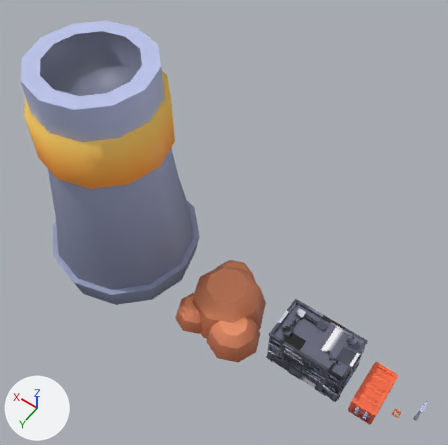
What one commit did to the Blender file drafts/environments/biome-props/Docks.blend.
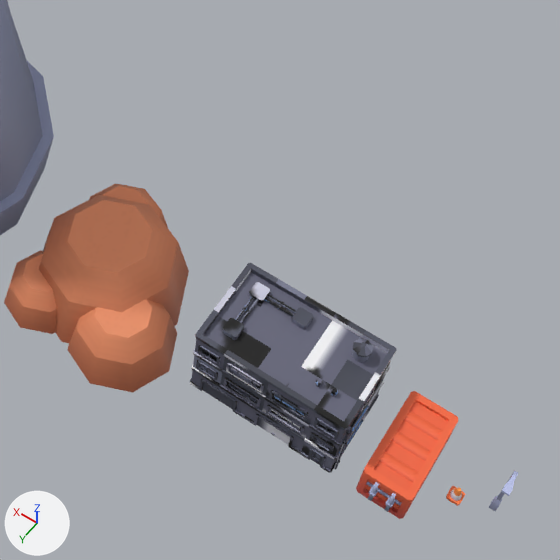
The first picture shows the older version from a 50 mm lens placed at (8.1, 95.9, 201.2), pointed at (78.0, -2.0, 47.3). The close-ups show the older and then the newer version on the part from 39% to 100% of the width and 38% to 100% of the height of that picture. Only the edits that show in the close-ups are written down. Lighting does not change. The marker at lower left points along +X, +Y and +Z.

The older version as bpy lines, for what is in view:
```python
me_docks_containerstack = bpy.data.meshes.new('Docks_ContainerStack')
me_docks_containerstack.from_pydata(...)  # 320 vertices, 176 faces; spans x -16.9..16.9, y -18.3..18.3, z 0.0..16.0
me_docks_containerstack.materials.append(mat_docks_containerstack)  # picture img_docks_containerstack
me_docks_smokestack = bpy.data.meshes.new('Docks_Smokestack')
me_docks_smokestack.from_pydata(...)  # 372 vertices, 218 faces; spans x -28.6..28.6, y -28.6..28.6, z 0.0..90.0
me_docks_smokestack.materials.append(mat_docks_smokestack)  # picture img_docks_smokestack
me_docks_warehouse = bpy.data.meshes.new('Docks_Warehouse')
me_docks_warehouse.from_pydata(...)  # 3390 vertices, 2046 faces; spans x -14.2..14.2, y -8.4..8.4, z 0.0..20.0
me_docks_warehouse.materials.append(mat_docks_warehouse)  # picture img_docks_warehouse
ob_docks_containerstack = bpy.data.objects.new('Docks_ContainerStack', me_docks_containerstack)
ob_docks_containerstack.location = (73.4, 0.0, 0.0)
ob_docks_smokestack = bpy.data.objects.new('Docks_Smokestack', me_docks_smokestack)
ob_docks_smokestack.location = (123.0, 0.0, 0.0)
ob_docks_warehouse = bpy.data.objects.new('Docks_Warehouse', me_docks_warehouse)
ob_docks_warehouse.location = (38.3, 0.0, 0.0)
# also in view: 'Docks_Container' at (15.9, 0.0, 4.0)
```
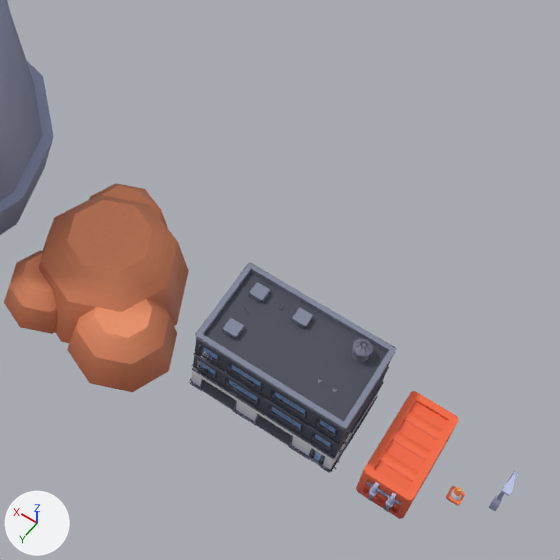
The edits, one by one:
me_docks_warehouse is used by ob_docks_warehouse; location (38.3, 0.0, 0.0).
me_docks_warehouse had 3390 vertices, 2046 faces and spanned x -14.2..14.2, y -8.4..8.4, z 0.0..20.0.
me_docks_warehouse now has 2043 vertices, 600 faces, 527 loose edges and spans x -14.2..14.2, y -8.4..8.4, z 0.0..20.0.
me_docks_warehouse part 1: the loose piece of 12 vertices spanning x -11.5..-9.6, y 8.1, z 0.0..3.7 is rebuilt with 6 vertices and now spans x -11.3..-9.8, y 8.1, z 0.2..3.5.
me_docks_warehouse part 2: the loose piece of 8 vertices spanning x 8.5..11.2, y 2.2..4.9, z 17.4 is rebuilt with 4 vertices and now spans x 8.6..11.1, y 2.3..4.8, z 17.4.
me_docks_warehouse part 3: the loose piece of 8 vertices spanning x 8.5..11.2, y -6.0..-3.3, z 17.4 is rebuilt with 4 vertices and now spans x 8.6..11.1, y -5.9..-3.4, z 17.4.
me_docks_warehouse part 4: the loose piece of 8 vertices spanning x 0.3..3.0, y -6.0..-3.3, z 17.4 is rebuilt with 4 vertices and now spans x 0.4..2.9, y -5.9..-3.4, z 17.4.
me_docks_warehouse part 5: 334 loose pieces with 1384 vertices, spanning x -14.2..14.2, y -8.4..8.4, z 0.0..19.0, are deleted.
me_docks_warehouse part 6: 40 vertices moved within x -13.7..12.5, y -5.0..8.4, z 0.0..17.1; 1024 vertices removed from x -14.2..14.2, y -8.4..8.4, z 0.0..20.0; 1079 vertices added at x -14.1..14.2, y -8.4..8.4, z 0.0..20.0.
me_docks_warehouse part 7: 175 kept faces spanning x -13.6..14.2, y -8.4..8.4, z 0.0..18.7 get new texture (UV) coordinates.
Object 'Docks_ContainerStack' (ob_docks_containerstack) moves from (73.4, 0.0, 0.0) to (73.5, 0.0, 0.0).

Location of each change, [x1, y1, x2, y2] in pixels of the close-ups (560 x 560 px; the box of a moved part takes in the faces that stretch with it):
'Docks_ContainerStack', moved: before [4, 184, 189, 393]; after [4, 183, 189, 392]
'Docks_Warehouse', reshaped, moved: before [190, 263, 397, 473]; after [190, 262, 396, 473]
part 1 of me_docks_warehouse, rebuilt (15% narrower, 14% shorter): before [310, 452, 322, 465]; after [312, 453, 322, 464]
part 2 of me_docks_warehouse, rebuilt: [223, 318, 244, 337] in both
part 3 of me_docks_warehouse, rebuilt: [249, 282, 270, 300] in both
part 4 of me_docks_warehouse, rebuilt: [292, 307, 313, 326] in both
part 5 of me_docks_warehouse, deleted: before [191, 293, 375, 469]
part 6 of me_docks_warehouse, moved or reshaped: before [190, 263, 397, 473]; after [190, 262, 396, 473]
part 7 of me_docks_warehouse, surface changed: before [203, 269, 389, 446]; after [195, 269, 389, 466]
